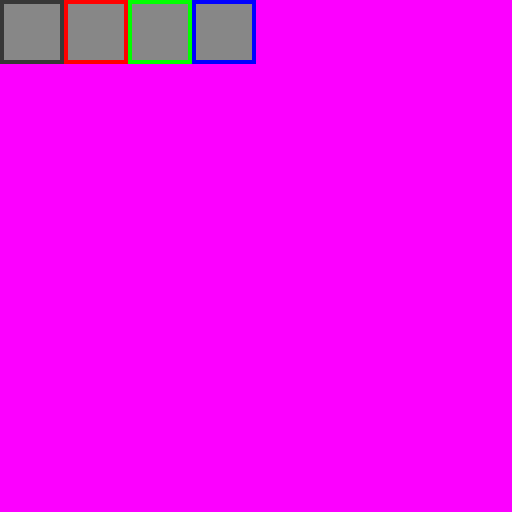
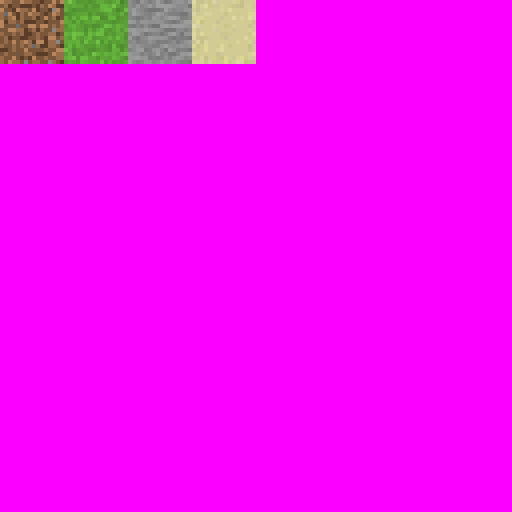
Layer changes from the first (512, 512) image to the second:
added layer "Pasted Layer" above "Background" over [0, 0, 64, 64]
painted on "Background" over [0, 0, 256, 64]
